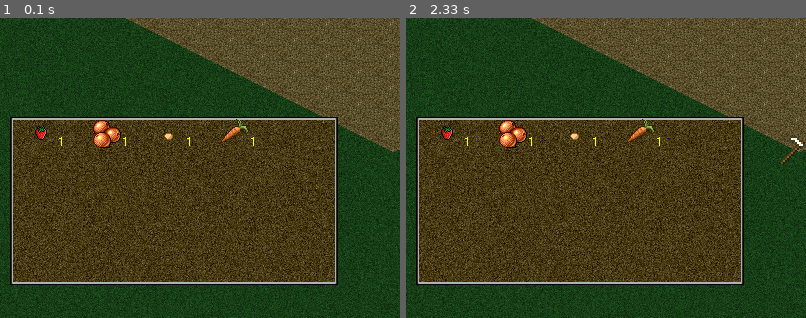
Above: before the commit, frames 1-2 (left to right).
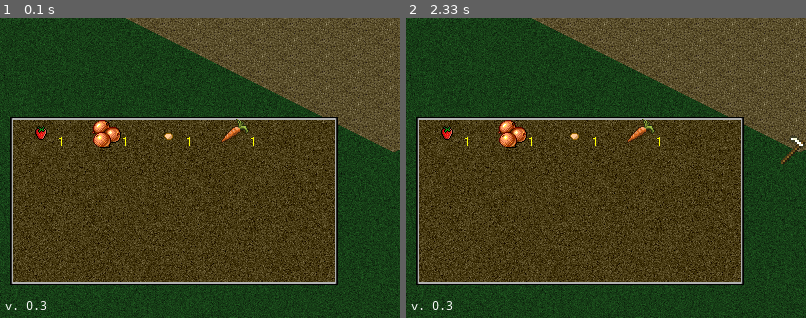
Above: after the commit, the same moments.

Repository: orneo1212/PythonFarmGame
Game: pygame game, started from pyFarmGame.py
Same seed, same stepped clock (60 frames per second), same inputs: the game is played once before the commit and once after it. The source is Python 2; it was converted automatically to run under Python 3.
Inputs (mouse positions are % of the whole screen's width and height, from its top left):
- Up to frame 1 (0.1 s): no input
- Up to frame 2 (2.33 s): click (50, 50) at 0.38 s; click (60, 72) at 0.72 s; click (19, 74) at 1.05 s; click (87, 85) at 1.38 s; click (52, 16) at 1.72 s; click (45, 76) at 2.05 s
The pictures show only the part of the screen within x 0-50%, y 50-100%; the shares and areas given below are measured in that part.

The runs differ from the first frame. In frame 1, less than 0.1% of the frame differs, in the area x 1-12%, y 94-98%; in frame 2, less than 0.1%.

Commit message:
Draw version

Diff:
--- a/pyFarmGame.py
+++ b/pyFarmGame.py
@@ -13,6 +13,7 @@
 pygame.init()
 
 #SETTINGS
+__VERSION__ = "0.3"
 REMOVEWILTEDCOST = 0
 
 imagesdata = {
@@ -59,6 +60,7 @@
                                         align = "center")
                                         )
         self.moneylabel = Label("", (0, 0), align = "center")
+        self.versionlabel = Label("v. " + __VERSION__, (5, 580))
         pygame.display.set_caption("PyFarmGame")
 
         self.running = True
@@ -223,7 +225,10 @@
                                       )
             #draw inventory
             self.inventory.draw_inventory_notify(self.screen, self.player)
-
+        #Draw wersion
+        self.versionlabel.redraw(screen)
+
+        #draw selected seed
         if self.currentseed != None:
             draw_selected_seed(screen, self.currentseed, self.images)
 
